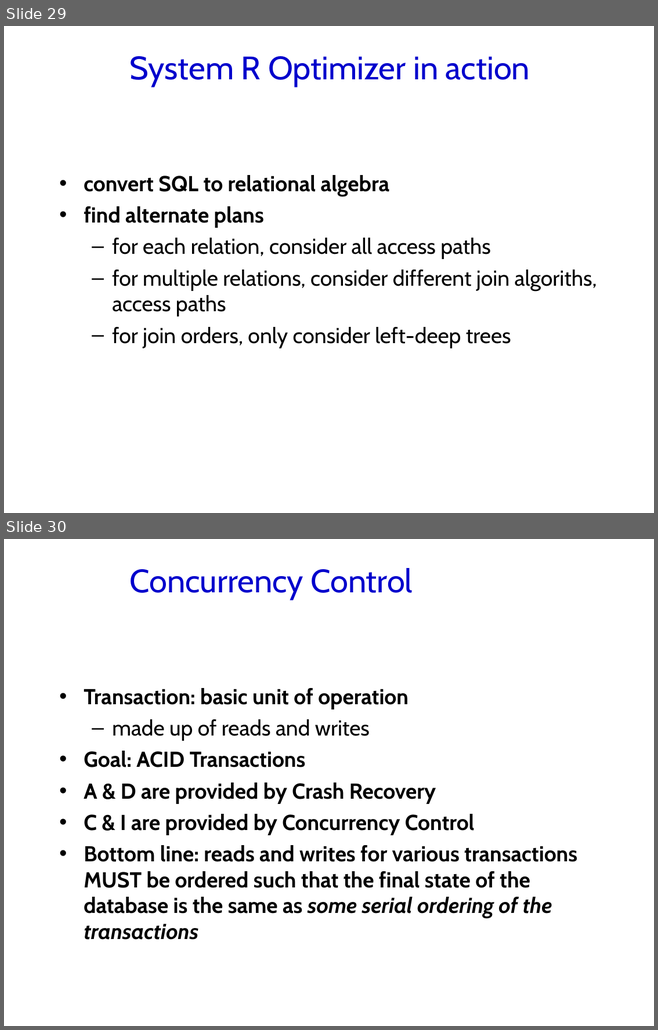
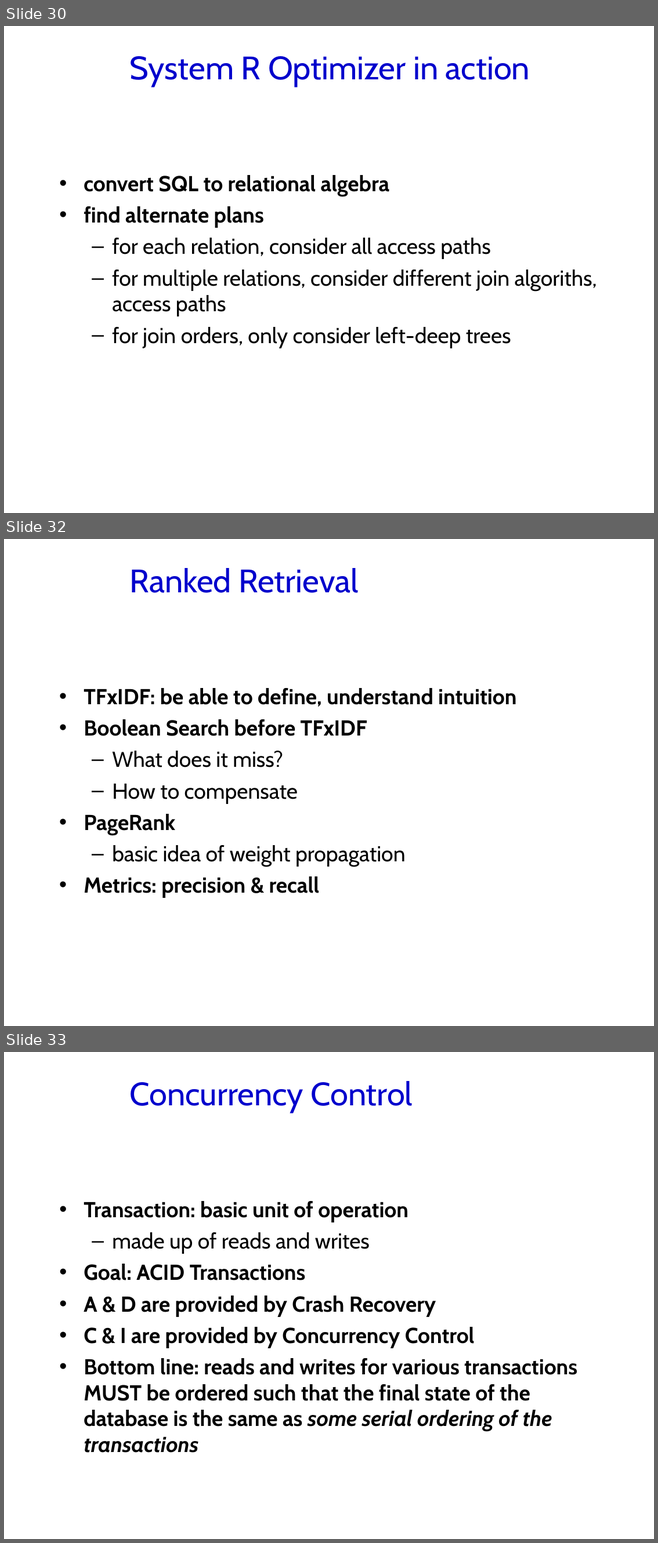
Before and after one commit to jhellerstein/cs186-09, a slide deck: lecs/21-final_review.ppt. Shown one above the other, each under a label of ours: slides 29 and 30 before the commit, slides 30, 32 and 33 after it; the slides between them are not shown. The pictures are 658x1030 and 658x1543 pixels, drawn with LibreOffice and Linux fonts; fonts in the diff are those of the drawing; background and template pictures are left out. Boxes give left, top, right and bottom in pixels: in the first picture for what was removed or moved away, otherwise in the second. Text is boxed around its words. In the diff, an @@ line names an element or a change of style, - is before the commit and + after.

```diff
--- a/lecs/21-final_review.ppt
+++ b/lecs/21-final_review.ppt
@@ slide 32 added at (4,539,654,1026), background #FFFFFF @@
@@ title added at (130,568,358,593), 36 pt, text #0000CC @@
+Ranked Retrieval
@@ text added at (83,688,516,897), 24 pt, text #000000, bold @@
+• TFxIDF: be able to define, understand intuition
+• Boolean Search before TFxIDF
+  – What does it miss?
+  – How to compensate
+• PageRank
+  – basic idea of weight propagation
+• Metrics: precision & recall
@@ what was slide 29 is now slide 30 @@
@@ what was slide 30 is now slide 33 @@
```
Also in this commit, not shown: 2 other slides added, 1 other file.
